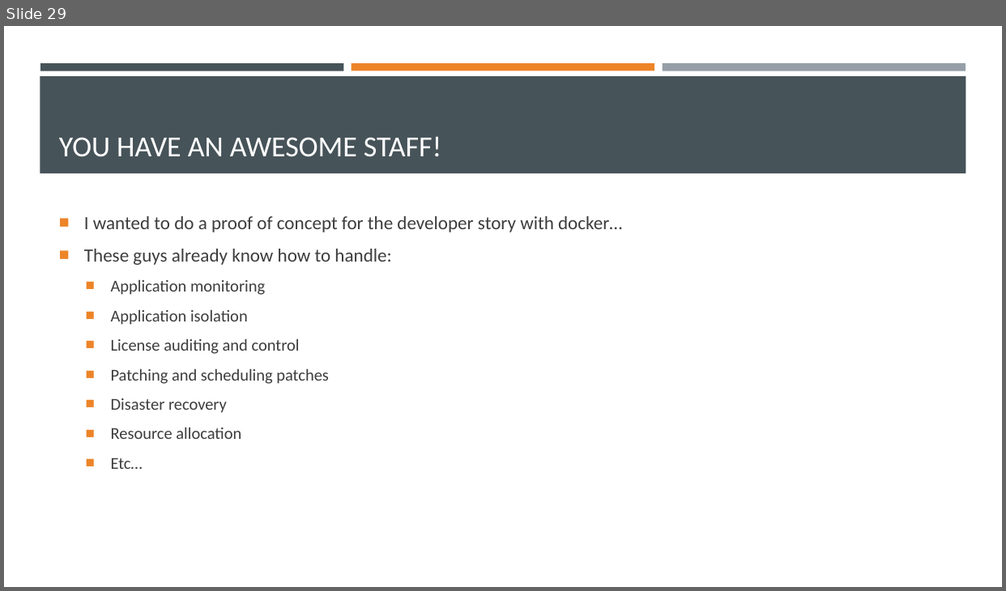
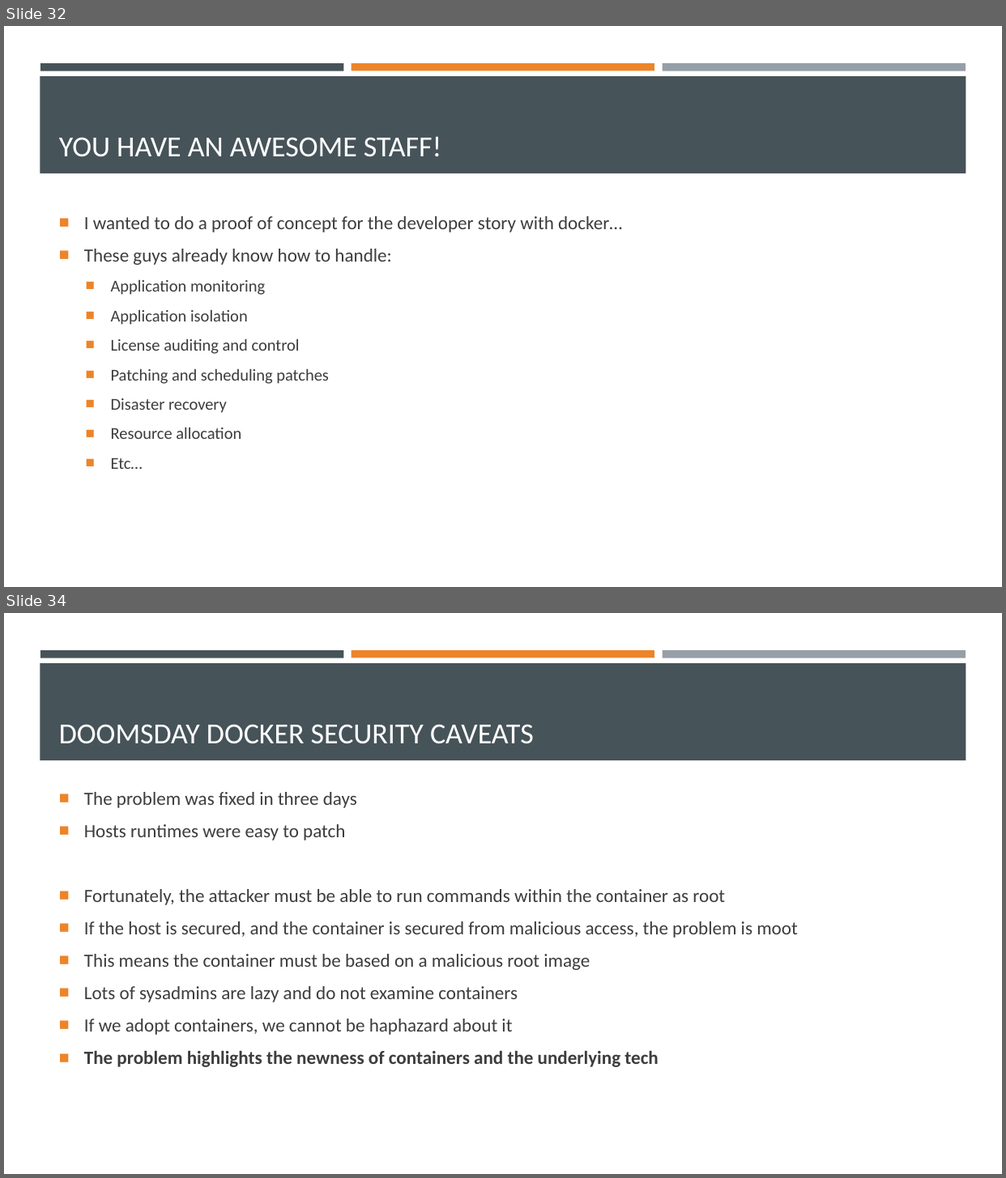
Before and after one commit to EnterpriseProductsLP/introduction-to-docker, a slide deck: presentation/presentation.pptx. Shown one above the other, each under a label of ours: slide 29 before the commit, slides 32 and 34 after it; the slides between them are not shown. The pictures are 1006x591 and 1006x1178 pixels, drawn with LibreOffice and Linux fonts; fonts in the diff are those of the drawing. Boxes give left, top, right and bottom in pixels: in the first picture for what was removed or moved away, otherwise in the second. Text is boxed around its words. In the diff, an @@ line names an element or a change of style, - is before the commit and + after.

```diff
--- a/presentation/presentation.pptx
+++ b/presentation/presentation.pptx
@@ slide 34 added at <box>4,613,1002,1174</box>, background #FFFFFF; not listed: 4 template elements that a slide beside it also shows @@
@@ title added at <box>59,724,534,744</box>, 28 pt, text #FFFFFF @@
+DOOMSDAY DOCKER SECURITY CAVEATS
@@ text added at <box>84,792,797,1067</box>, 18 pt, text #3D3D3D @@
+■ The problem was fixed in three days
+■ Hosts runtimes were easy to patch
+■ Fortunately, the attacker must be able to run commands within the container as root
+■ If the host is secured, and the container is secured from malicious access, the problem is moot
+■ This means the container must be based on a malicious root image
+■ Lots of sysadmins are lazy and do not examine containers
+■ If we adopt containers, we cannot be haphazard about it
+■ The problem highlights the newness of containers and the underlying tech
@@ what was slide 29 is now slide 32 @@
```
Also in this commit, not shown: 7 slides changed, 4 other slides added.
